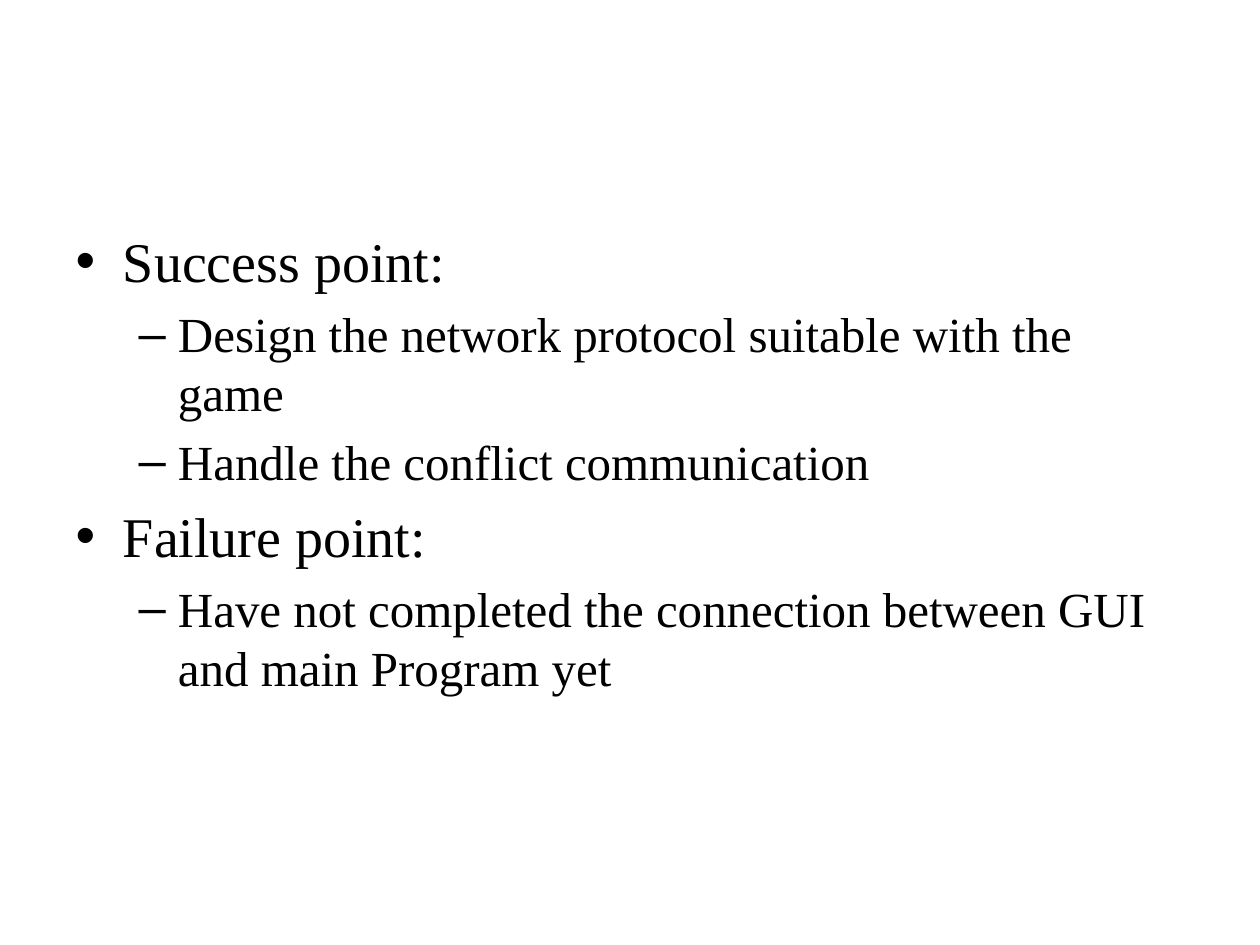
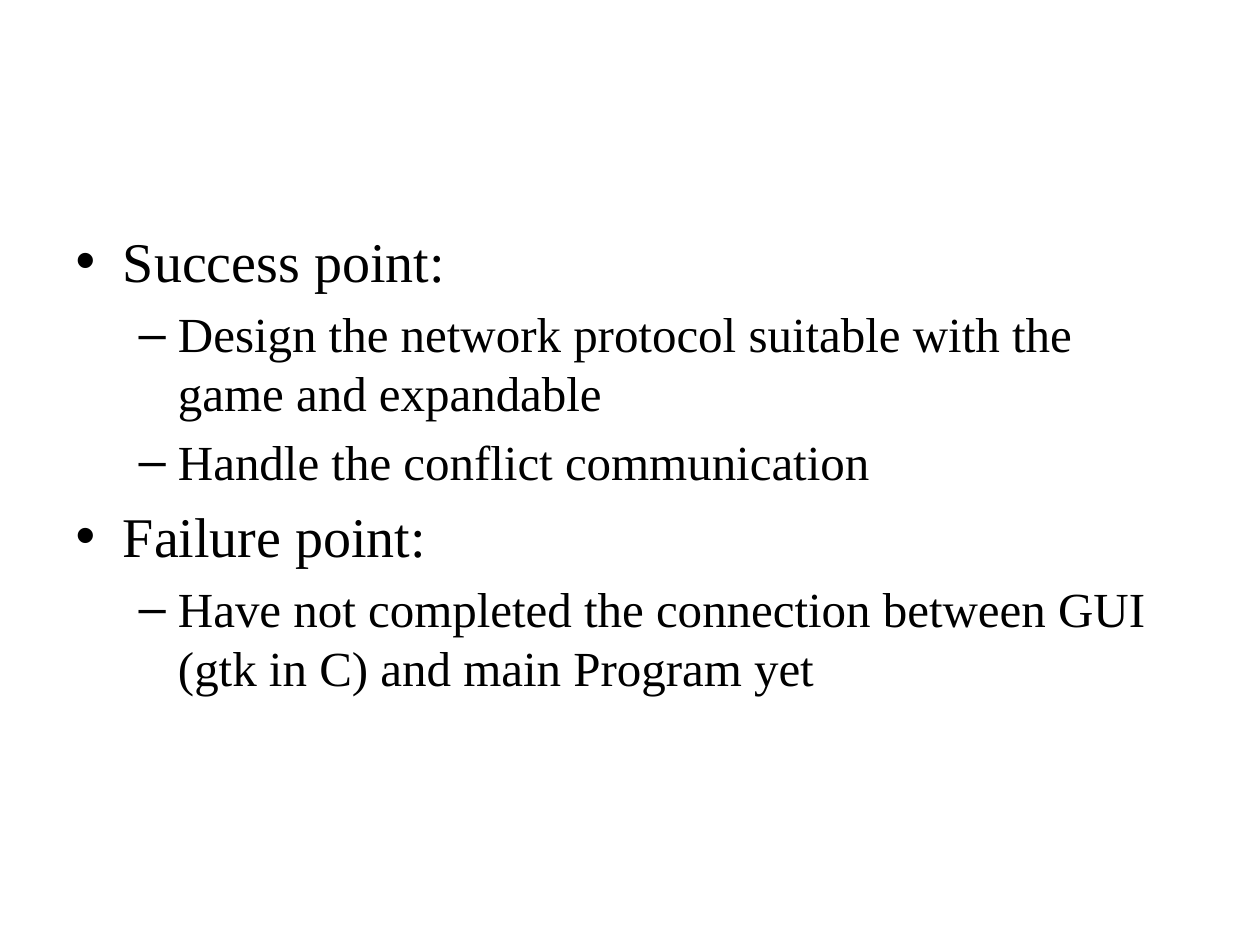
Before and after one commit to kienmetalrock/NePro2011-aki, a slide deck: slide 8 of netwok_project.pptx (slide 7 before the commit). Drawn at 1260x945 pixels with LibreOffice and Linux fonts; fonts in the diff are those of the drawing; background and template pictures are left out. Boxes give left, top, right and bottom in pixels: in the first picture for what was removed or moved away, otherwise in the second. Text is boxed around its words. In the diff, an @@ line names an element or a change of style, - is before the commit and + after.

```diff
--- a/netwok_project.pptx
+++ b/netwok_project.pptx
@@ text at (178, 318, 1072, 421): text changed @@
-  – Design the network protocol suitable with the game
+  – Design the network protocol suitable with the game and expandable
@@ text at (178, 593, 1145, 696): text changed @@
-  – Have not completed the connection between GUI and main Program yet
+  – Have not completed the connection between GUI (gtk in C) and main Program yet
```
Also in this commit, not shown: 3 other slides changed, 2 slides added.
